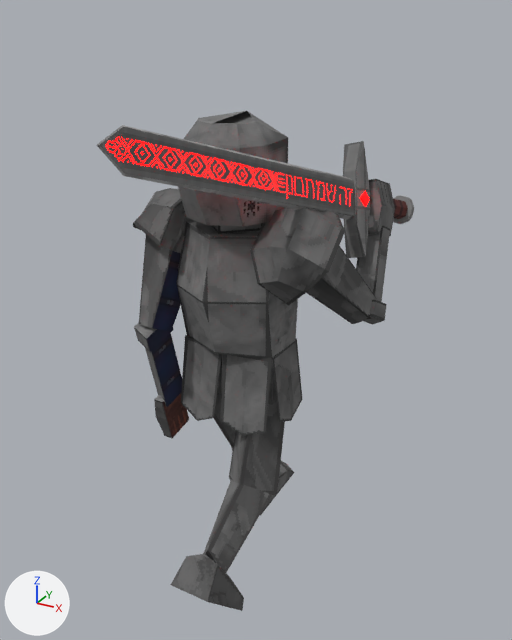
What one commit did to the glTF model models/riddaren.glb.
Both versions are drawn from a camera (50 mm lens) standing at (4.72, -8.49, 8.64) and looking at (-0.04, 0.17, 4.31). Every picture has the same lights, and +X, +Y and +Z are marked at lower left. The picture after the commit comes second.

Script lines for the objects in view, before the commit:
```python
ob_chest_29 = bpy.data.objects.new('chest_29', None)
ob_chest_29.parent = ob_spine_30
ob_chest_29.location = (0.0, 0.406, 1.125)
ob_chest_29.rotation_euler = (0.0, 0.0, -0.0311)  # degrees (0, 0, -1.8)
ob_hip_45 = bpy.data.objects.new('hip_45', None)
ob_hip_45.parent = ob_body_46
ob_hip_45.location = (0.0, 0.0, -0.178)
ob_hip_45.rotation_euler = (-0.0000386, 0.00115, -0.0226)  # degrees (0, 0.1, -1.3)
ob_left_ahnd_25 = bpy.data.objects.new('left_ahnd_25', None)
ob_left_ahnd_25.parent = ob_chest_29
ob_left_ahnd_25.location = (-0.999, -0.0806, 0.203)
ob_left_ahnd_25.rotation_euler = (-0.471, 0.0, 0.0)  # degrees (-27, 0, 0)
ob_left_arm_24 = bpy.data.objects.new('left_arm_24', None)
ob_left_arm_24.parent = ob_left_ahnd_25
ob_left_arm_24.location = (0.0, 0.0, 0.0)
ob_left_elbow_23 = bpy.data.objects.new('left_elbow_23', None)
ob_left_elbow_23.parent = ob_left_arm_24
ob_left_elbow_23.location = (-0.0225, -0.00765, -1.585)
ob_left_elbow_23.rotation_euler = (0.716, 0.0, 0.0)  # degrees (41, 0, 0)
ob_object_13 = bpy.data.objects.new('Object_13', me_object_1)
ob_object_13.parent = ob_arm_1
ob_object_13.location = (0.0, 0.0, 0.0)
ob_right_elbow_14 = bpy.data.objects.new('right_elbow_14', None)
ob_right_elbow_14.parent = ob_right_arm_15
ob_right_elbow_14.location = (1.438, -0.391, 3.375)
ob_right_elbow_14.rotation_euler = (1.876, 0.0, 0.0)  # degrees (107, 0, 0)
ob_right_hand_16 = bpy.data.objects.new('right_hand_16', None)
ob_right_hand_16.parent = ob_chest_29
ob_right_hand_16.location = (0.936, -0.0806, 0.203)
ob_right_hand_16.rotation_euler = (0.739, -0.365, -0.249)  # degrees (42, -21, -14)
ob_right_palm_13 = bpy.data.objects.new('right_palm_13', None)
ob_right_palm_13.parent = ob_right_elbow_14
ob_right_palm_13.location = (0.0, 0.0, -1.234)
ob_right_palm_13.rotation_euler = (0.261, 0.0226, -0.259)  # degrees (15, 1.3, -15)
# also in view: 'Object_9' at (-0.12, -0.22, 5.01); 'Object_36' at (0.73, -1.2, 6.79); 'Object_18' at (1.47, 0.99, 5.14); 'Object_21' at (1.36, 1.39, 5.93); 'Object_73' at (0.33, -1.05, 1.6)
```
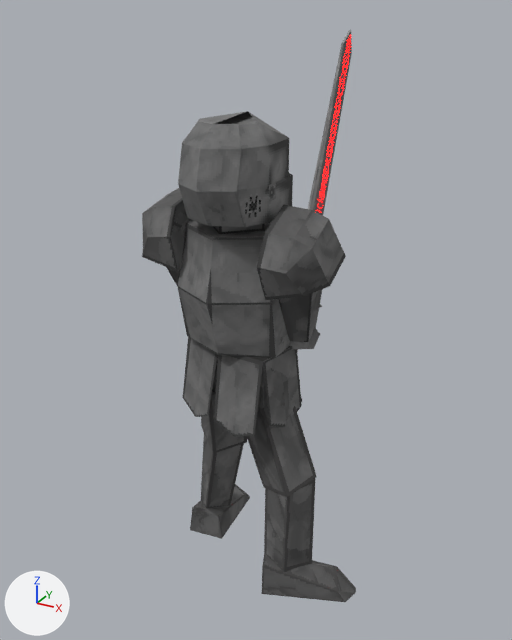
Not drawn themselves, but carrying or shaping drawn objects: ob_hip_45, ob_chest_29, ob_right_hand_16, ob_right_elbow_14, ob_right_palm_13, ob_left_ahnd_25, ob_left_arm_24, ob_left_elbow_23, ob_left_palm_22, ob_head_28, ob_left_leg_37, ob_left_knee_36, ob_left_feet_35, ob_right_leg_43, ob_right_knee_42, ob_right_feet_41.

Changed parts and their boxes (x1, y1, x2, y2) in the pictures (512 x 640 px):
```json
{"object": "Object_30", "change": "moved, turned", "before": [97, 125, 355, 220], "after": [308, 30, 352, 215]}
{"object": "Object_9", "change": "moved, turned", "before": [176, 220, 298, 358], "after": [177, 220, 290, 358]}
{"object": "Object_53", "change": "moved, turned", "before": [178, 111, 288, 226], "after": [178, 111, 293, 227]}
{"object": "Object_13", "change": "moved, turned", "before": [250, 208, 376, 324], "after": [257, 204, 346, 342]}
{"object": "Object_58", "change": "moved, turned", "before": [181, 335, 302, 436], "after": [183, 337, 302, 436]}
{"object": "Object_73", "change": "moved, turned", "before": [203, 480, 280, 574], "after": [264, 479, 315, 572]}
{"object": "Object_40", "change": "moved, turned", "before": [133, 188, 192, 331], "after": [142, 188, 191, 285]}
{"object": "Object_70", "change": "moved, turned", "before": [229, 400, 285, 495], "after": [247, 406, 317, 497]}
{"object": "Object_76", "change": "moved, turned", "before": [171, 554, 244, 611], "after": [262, 553, 356, 602]}
{"object": "Object_26", "change": "moved, turned", "before": [343, 141, 370, 258], "on screen": "not visible afterwards"}
{"object": "Object_64", "change": "moved, turned", "after": [201, 434, 244, 508], "on screen": "not visible before"}
{"object": "Object_67", "change": "moved, turned", "before": [260, 461, 294, 516], "after": [190, 484, 250, 539]}
{"object": "Object_45", "change": "moved, turned", "before": [145, 333, 182, 407], "on screen": "not visible afterwards"}
{"object": "Object_36", "change": "moved, turned", "before": [105, 136, 352, 205], "after": [317, 34, 351, 212]}
{"object": "Object_18", "change": "moved, turned", "before": [356, 225, 390, 302], "on screen": "not visible afterwards"}
{"object": "Object_61", "change": "moved, turned", "before": [214, 393, 236, 446], "after": [201, 390, 247, 454]}
{"object": "Object_21", "change": "moved, turned", "before": [368, 179, 395, 236], "on screen": "not visible afterwards"}
{"object": "Object_48", "change": "moved, turned", "before": [154, 395, 189, 438], "on screen": "not visible afterwards"}
{"object": "Object_16", "change": "moved, turned", "before": [364, 300, 387, 325], "after": [289, 327, 320, 350]}
{"object": "Object_43", "change": "moved, turned", "before": [134, 323, 174, 352], "on screen": "not visible afterwards"}
{"object": "Object_28", "change": "moved, turned", "before": [370, 195, 414, 224], "on screen": "not visible afterwards"}
{"object": "Object_55", "change": "moved, turned", "before": [212, 223, 263, 234], "after": [213, 224, 265, 234]}
{"object": "Object_23", "change": "moved, turned", "before": [368, 216, 377, 232], "on screen": "not visible afterwards"}
{"object": "Object_32", "change": "moved, turned", "before": [360, 191, 370, 207], "on screen": "not visible afterwards"}
```

Scene script edits in JSON lines:
```json
{"op": "set", "path": "ob_hip_45.location", "old": "(0.0, 0.0, -0.178)", "new": "(0.0, 0.0, -0.188)"}
{"op": "set", "path": "ob_hip_45.rotation_euler", "old": "(-0.0000386, 0.00115, -0.0226)", "new": "(0.0, 0.0, -0.218)", "note": "degrees (0, 0.1, -1.3) -> degrees (0, 0, -12)"}
{"op": "set", "path": "ob_chest_29.location", "old": "(0.0, 0.406, 1.125)", "new": "(0.0, 0.406, 1.128)"}
{"op": "set", "path": "ob_chest_29.rotation_euler", "old": "(0.0, 0.0, -0.0311)", "new": "(0.0, 0.0, 0.218)", "note": "degrees (0, 0, -1.8) -> degrees (0, 0, 12)"}
{"op": "set", "path": "ob_right_hand_16.location", "old": "(0.936, -0.0806, 0.203)", "new": "(0.936, -0.206, 0.21)"}
{"op": "set", "path": "ob_right_hand_16.rotation_euler", "old": "(0.739, -0.365, -0.249)", "new": "(0.369, 0.0807, 0.09)", "note": "degrees (42, -21, -14) -> degrees (21, 4.6, 5.2)"}
{"op": "set", "path": "ob_right_elbow_14.rotation_euler", "old": "(1.876, 0.0, 0.0)", "new": "(0.786, 0.441, 0.197)", "note": "degrees (107, 0, 0) -> degrees (45, 25, 11)"}
{"op": "set", "path": "ob_right_palm_13.rotation_euler", "old": "(0.261, 0.0226, -0.259)", "new": "(0.00332, -0.53, 0.159)", "note": "degrees (15, 1.3, -15) -> degrees (0.2, -30, 9.1)"}
{"op": "set", "path": "ob_left_ahnd_25.location", "old": "(-0.999, -0.0806, 0.203)", "new": "(-0.999, -0.0181, 0.21)"}
{"op": "set", "path": "ob_left_ahnd_25.rotation_euler", "old": "(-0.471, 0.0, 0.0)", "new": "(0.175, -0.043, -0.00758)", "note": "degrees (-27, 0, 0) -> degrees (10, -2.5, -0.4)"}
{"op": "set", "path": "ob_left_arm_24.rotation_euler", "old": "(0.0, 0.0, 0.0)", "new": "(0.044, -0.131, -0.00574)", "note": "degrees (0, 0, 0) -> degrees (2.5, -7.5, -0.3)"}
{"op": "set", "path": "ob_left_elbow_23.rotation_euler", "old": "(0.716, 0.0, 0.0)", "new": "(0.601, -0.317, -0.376)", "note": "degrees (41, 0, 0) -> degrees (34, -18, -22)"}
{"op": "set", "path": "ob_left_palm_22.rotation_euler", "old": "(0.0, 0.0, 0.0)", "new": "(0.32, 0.61, 0.032)", "note": "degrees (0, 0, 0) -> degrees (18, 35, 1.8)"}
{"op": "set", "path": "ob_head_28.rotation_euler", "old": "(0.0, 0.0, 0.0466)", "new": "(0.0, 0.0, 0.0)", "note": "degrees (0, 0, 2.7) -> degrees (0, 0, 0)"}
{"op": "set", "path": "ob_left_leg_37.rotation_euler", "old": "(0.557, 0.0, 0.0)", "new": "(0.339, 0.124, 0.339)", "note": "degrees (32, 0, 0) -> degrees (19, 7.1, 19)"}
{"op": "set", "path": "ob_left_knee_36.rotation_euler", "old": "(-0.27, 0.0, 0.0)", "new": "(-0.393, 0.0, 0.0)", "note": "degrees (-15, 0, 0) -> degrees (-23, 0, 0)"}
{"op": "set", "path": "ob_left_feet_35.rotation_euler", "old": "(-0.2, 0.0, 0.0)", "new": "(0.0, -0.131, 0.0)", "note": "degrees (-11, 0, 0) -> degrees (0, -7.5, 0)"}
{"op": "set", "path": "ob_right_leg_43.rotation_euler", "old": "(-0.297, 0.0, 0.0)", "new": "(0.307, -0.0903, -0.984)", "note": "degrees (-17, 0, 0) -> degrees (18, -5.2, -56)"}
{"op": "set", "path": "ob_right_knee_42.rotation_euler", "old": "(-0.715, 0.0, 0.0)", "new": "(-0.305, 0.0, 0.0)", "note": "degrees (-41, 0, 0) -> degrees (-17, 0, 0)"}
{"op": "set", "path": "ob_right_feet_41.rotation_euler", "old": "(0.192, 0.0, 0.0)", "new": "(0.0, 0.0, 0.0)", "note": "degrees (11, 0, 0) -> degrees (0, 0, 0)"}
```
